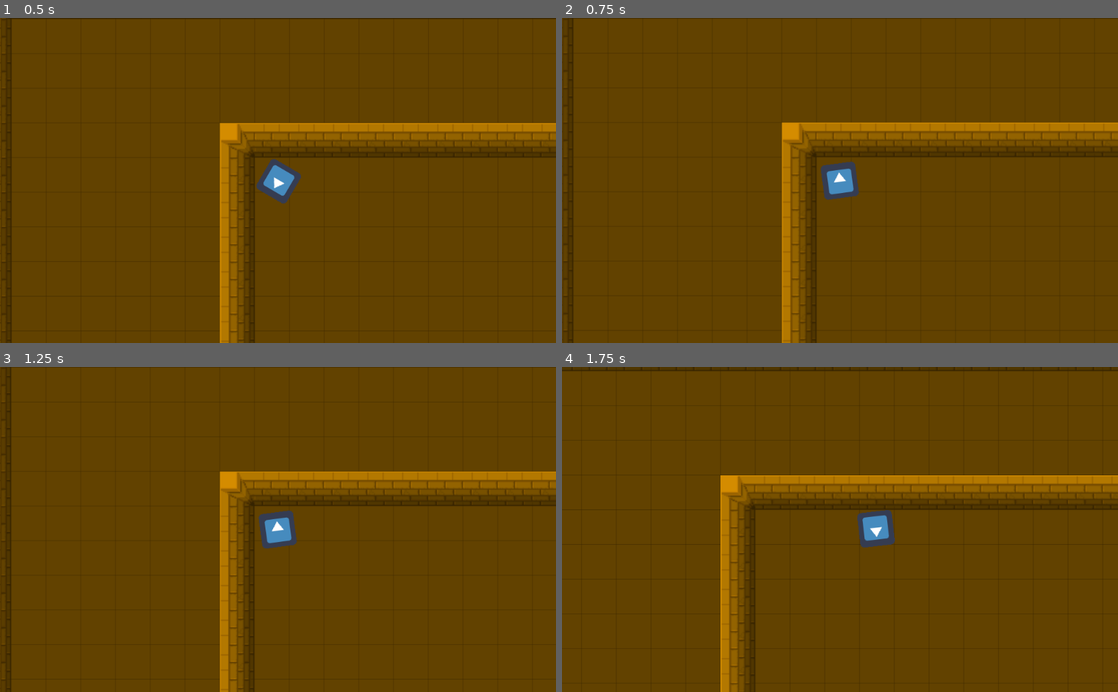
Above: before the commit, frames 1-4 (two rows, left to right).
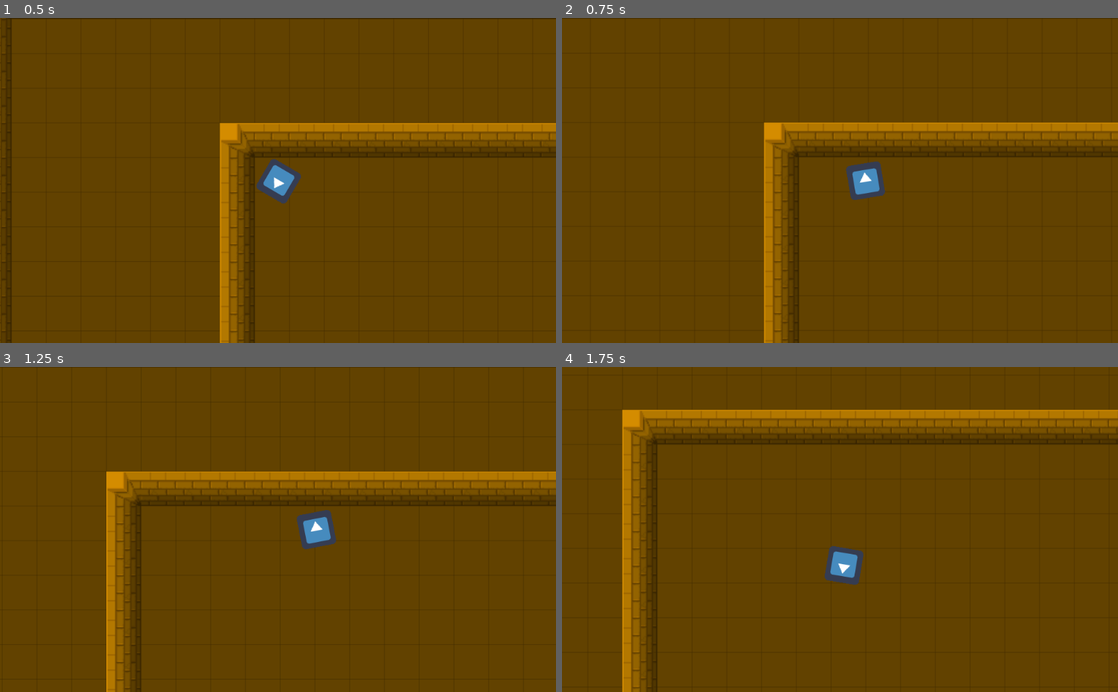
Above: after the commit, the same moments.

Repository: kinge880/GameJam
Game: Godot game, scene res://Word.tscn
Two runs of this game, one before a commit and one after it. Both use one fixed random seed, a clock stepped at 60 frames per second and the inputs below. The engine's default icon, where the game draws it, is replaced by a stand-in: a white triangle on a blue panel in a dark square.
Inputs (mouse positions are in pixels of both pictures, inside the frame that each line leads up to):
- Up to frame 1 (0.5 s): no input
- Up to frame 2 (0.75 s): move the mouse to (962, 164) at 0.52 s; hold D (ui_right) from 0.53 s (still down)
- Up to frame 3 (1.25 s): keep holding D (ui_right)
- Up to frame 4 (1.75 s): move the mouse to (728, 545) at 1.27 s; release D (ui_right) at 1.28 s; hold S (ui_down) from 1.28 s (still down)

Frame 1 is identical in both runs. In frame 2, 6.2% of the frame differs, in the area x 0-99%, y 0-100%; in frame 3, 8.0%; in frame 4, 16%, in the area x 0-100%, y 0-100%.

Commit message:
Att move player
Adicionei mais alguns tipos de movimento pra gente testar qual combina melhor em um momento futuro

Diff:
--- a/GameJaaJ/KinematicBody2D.gd
+++ b/GameJaaJ/KinematicBody2D.gd
@@ -4,12 +4,48 @@
 var velocity = Vector2()
 
 func _physics_process(delta):
+	velocity = Vector2()
 	look_at(get_global_mouse_position())
+
+	#movimentação de teste 1
+	if Input.is_action_pressed("ui_down"):
+		velocity = Vector2(0, speed)
+	if Input.is_action_pressed("ui_up"):
+		velocity = Vector2(0, -speed)
+	if Input.is_action_pressed("ui_left"):
+		velocity = Vector2(-speed, 0)
+	if Input.is_action_pressed("ui_right"):
+		velocity = Vector2(speed, 0)
+	if velocity.length() > 0:
+		velocity = velocity.normalized() * speed
+	else:
+		velocity = Vector2(0, 0)
+
+	"""
+	 #movimentação de teste 2
 	if Input.is_action_pressed("ui_down"):
 		velocity = Vector2(-speed, 0).rotated(rotation)
-	elif Input.is_action_pressed("ui_up"):
+	if Input.is_action_pressed("ui_up"):
 		velocity = Vector2(speed, 0).rotated(rotation)
+	if velocity.length() > 0:
+		velocity = velocity.normalized() * speed
 	else:
 		velocity = Vector2(0, 0)
-	velocity = velocity.normalized() * speed
+	"""
+	"""
+	#movimentação de teste 3
+	if Input.is_action_pressed("ui_down"):
+		velocity.y += speed
+	if Input.is_action_pressed("ui_up"):
+		velocity.y -= speed
+	if Input.is_action_pressed("ui_left"):
+		velocity.x -= speed
+	if Input.is_action_pressed("ui_right"):
+		velocity.x += speed
+	if velocity.length() > 0:
+		velocity = velocity.normalized() * speed
+	else:
+		velocity.x = 0
+		velocity.y = 0
+		"""
 	velocity = move_and_slide(velocity, Vector2(0,0))
--- /dev/null
+++ b/GameJaaJ/Player.tscn
@@ -0,0 +1,36 @@
+[gd_scene load_steps=4 format=2]
+
+[ext_resource path="res://KinematicBody2D.gd" type="Script" id=1]
+[ext_resource path="res://icon.png" type="Texture" id=2]
+
+[sub_resource type="RectangleShape2D" id=19]
+extents = Vector2( 31.5007, 31.5673 )
+
+[node name="Node2D" type="Node2D"]
+editor/display_folded = true
+position = Vector2( -124.066, -84.0031 )
+__meta__ = {
+"_edit_group_": true
+}
+
+[node name="KinematicBody2D" type="KinematicBody2D" parent="."]
+position = Vector2( 205, 162 )
+script = ExtResource( 1 )
+
+[node name="Sprite" type="Sprite" parent="KinematicBody2D"]
+position = Vector2( -0.307358, 0 )
+scale = Vector2( 0.5, 0.5 )
+texture = ExtResource( 2 )
+
+[node name="CollisionShape2D" type="CollisionShape2D" parent="KinematicBody2D"]
+scale = Vector2( 0.5, 0.5 )
+shape = SubResource( 19 )
+
+[node name="Camera2D" type="Camera2D" parent="KinematicBody2D"]
+current = true
+zoom = Vector2( 0.5, 0.5 )
+smoothing_enabled = true
+drag_margin_left = 0.0
+drag_margin_top = 0.0
+drag_margin_right = 0.0
+drag_margin_bottom = 0.0
--- a/GameJaaJ/Word.tscn
+++ b/GameJaaJ/Word.tscn
@@ -1,8 +1,7 @@
-[gd_scene load_steps=22 format=2]
+[gd_scene load_steps=20 format=2]
 
 [ext_resource path="res://Sprites/tileset.png" type="Texture" id=1]
-[ext_resource path="res://KinematicBody2D.gd" type="Script" id=2]
-[ext_resource path="res://icon.png" type="Texture" id=3]
+[ext_resource path="res://Player.tscn" type="PackedScene" id=2]
 
 [sub_resource type="ConvexPolygonShape2D" id=1]
 points = PoolVector2Array( 0, 0, 32, 0, 32, 32, 0, 32 )
@@ -198,9 +197,6 @@
 } ]
 4/z_index = 0
 
-[sub_resource type="RectangleShape2D" id=19]
-extents = Vector2( 31.5007, 31.5673 )
-
 [node name="Node" type="Node"]
 
 [node name="TileMap" type="TileMap" parent="."]
@@ -209,30 +205,4 @@
 format = 1
 tile_data = PoolIntArray( -131078, 4, 0, -131077, 2, 0, -131076, 2, 0, -131075, 2, 0, -131074, 2, 0, -131073, 2, 0, -19 …(21629 unchanged characters)…
 
-[node name="Node2D" type="Node2D" parent="."]
-position = Vector2( -124.066, -84.0031 )
-__meta__ = {
-"_edit_group_": true
-}
-
-[node name="KinematicBody2D" type="KinematicBody2D" parent="Node2D"]
-position = Vector2( 205, 162 )
-script = ExtResource( 2 )
-
-[node name="Sprite" type="Sprite" parent="Node2D/KinematicBody2D"]
-position = Vector2( -0.307358, 0 )
-scale = Vector2( 0.5, 0.5 )
-texture = ExtResource( 3 )
-
-[node name="CollisionShape2D" type="CollisionShape2D" parent="Node2D/KinematicBody2D"]
-scale = Vector2( 0.5, 0.5 )
-shape = SubResource( 19 )
-
-[node name="Camera2D" type="Camera2D" parent="Node2D/KinematicBody2D"]
-current = true
-zoom = Vector2( 0.5, 0.5 )
-smoothing_enabled = true
-drag_margin_left = 0.0
-drag_margin_top = 0.0
-drag_margin_right = 0.0
-drag_margin_bottom = 0.0
+[node name="Player" parent="." instance=ExtResource( 2 )]
